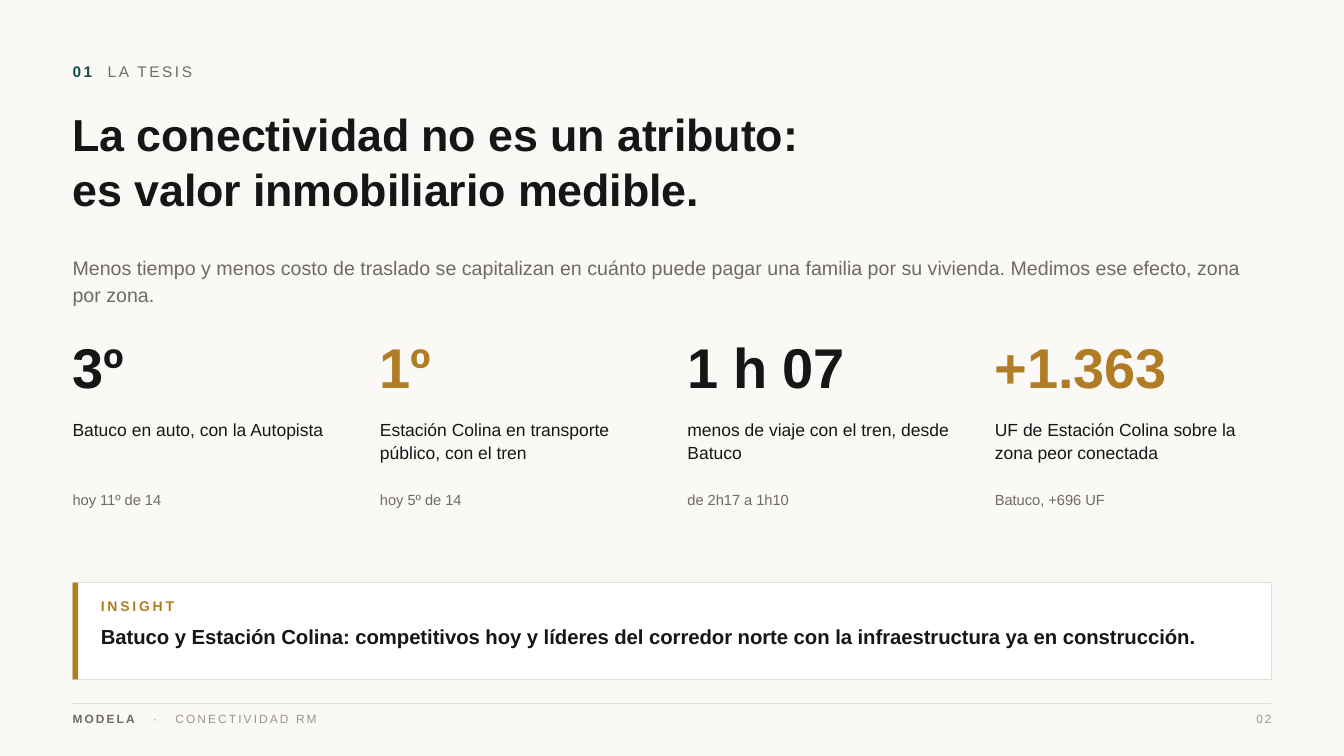
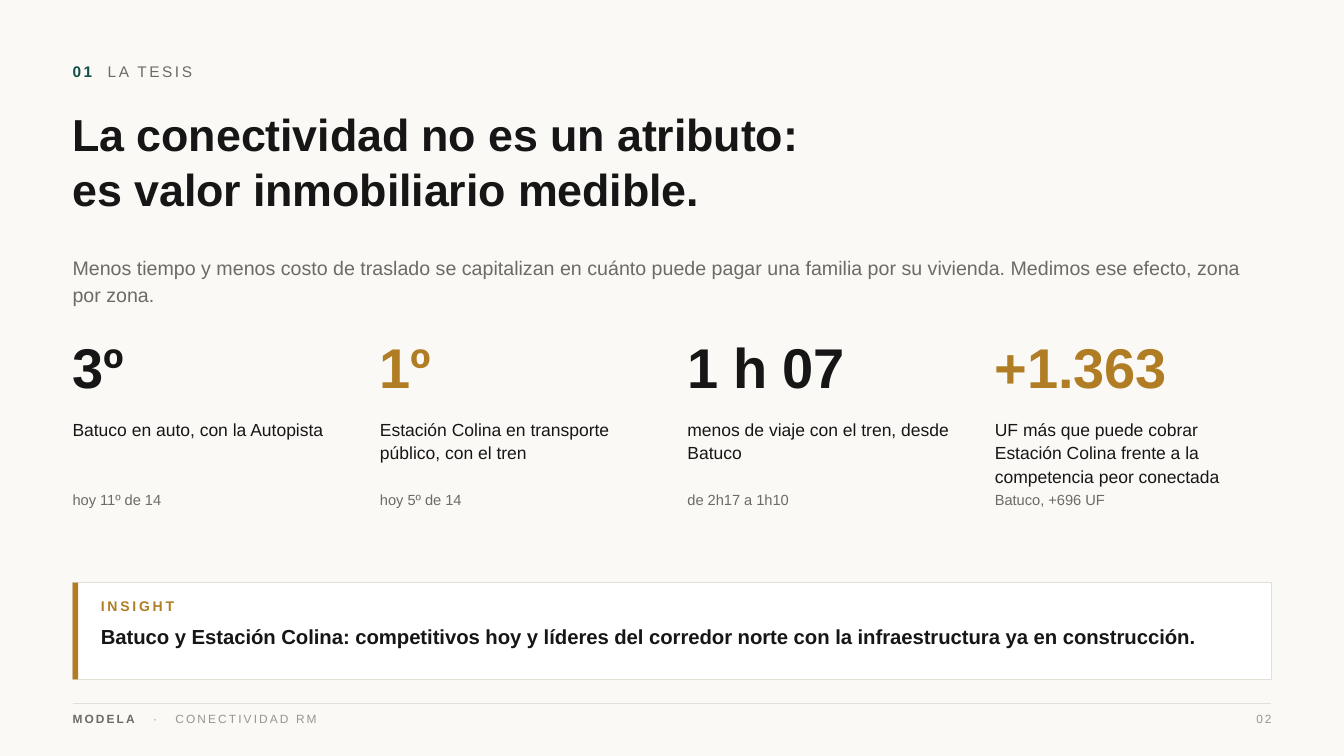
Before and after one commit to modela-simulador/modela-simulador, a slide deck: slide 2 of public/conectividad/Conectividad-Modela.pptx. Drawn at 1344x756 pixels with LibreOffice and Linux fonts; fonts in the diff are those of the drawing. Boxes give left, top, right and bottom in pixels: in the first picture for what was removed or moved away, otherwise in the second. Text is boxed around its words. In the diff, an @@ line names an element or a change of style, - is before the commit and + after.

```diff
--- a/public/conectividad/Conectividad-Modela.pptx
+++ b/public/conectividad/Conectividad-Modela.pptx
@@ text at box(995, 423, 1220, 487): text changed @@
-UF de Estación Colina sobre la zona peor conectada
+UF más que puede cobrar Estación Colina frente a la competencia peor conectada
```
Also in this commit, not shown: 12 other slides changed, 3 slides added, 33 other files.
